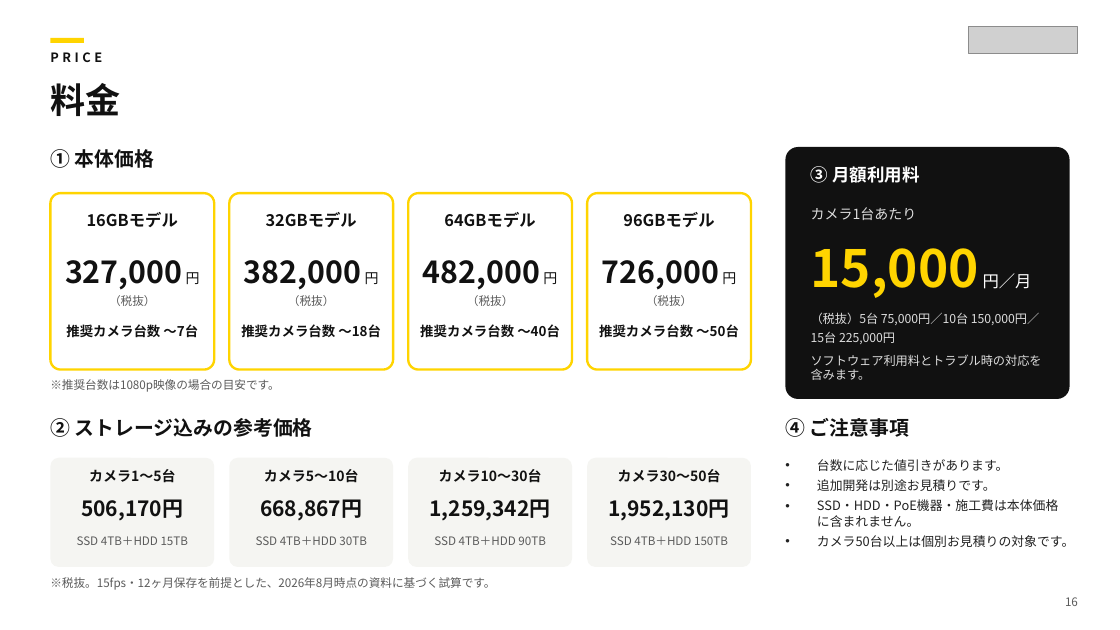
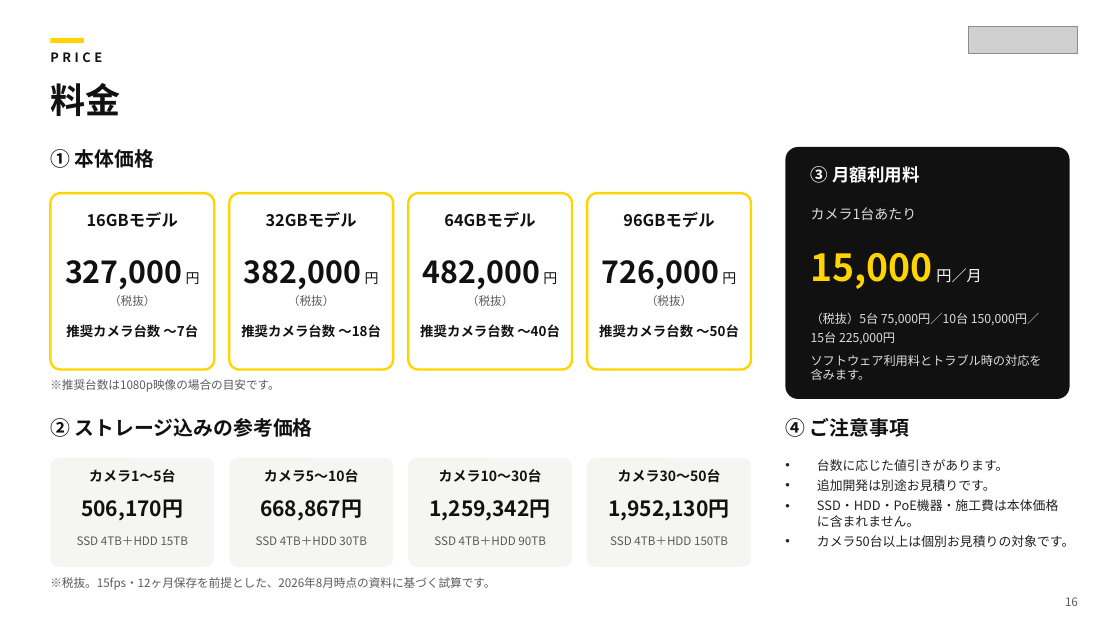
Before and after one commit to kuhara9898amb/AIInfinity, a slide deck: slide 16 of canva/hachinos/HACHINOS_presentation.pptx. Drawn at 1120x630 pixels with LibreOffice and Linux fonts; fonts in the diff are those of the drawing; grey boxes stand for pictures. Boxes give left, top, right and bottom in pixels: in the first picture for what was removed or moved away, otherwise in the second. Text is boxed around its words. In the diff, an @@ line names an element or a change of style, - is before the commit and + after.

```diff
--- a/canva/hachinos/HACHINOS_presentation.pptx
+++ b/canva/hachinos/HACHINOS_presentation.pptx
@@ text "15,000 円／月" at (x1=811, y1=253, x2=981, y2=289): size 44 to 32 pt in "15,000"; size 14 to 13 pt in "円／月" @@
```
Also in this commit, not shown: 6 other slides changed, 1 other file.
